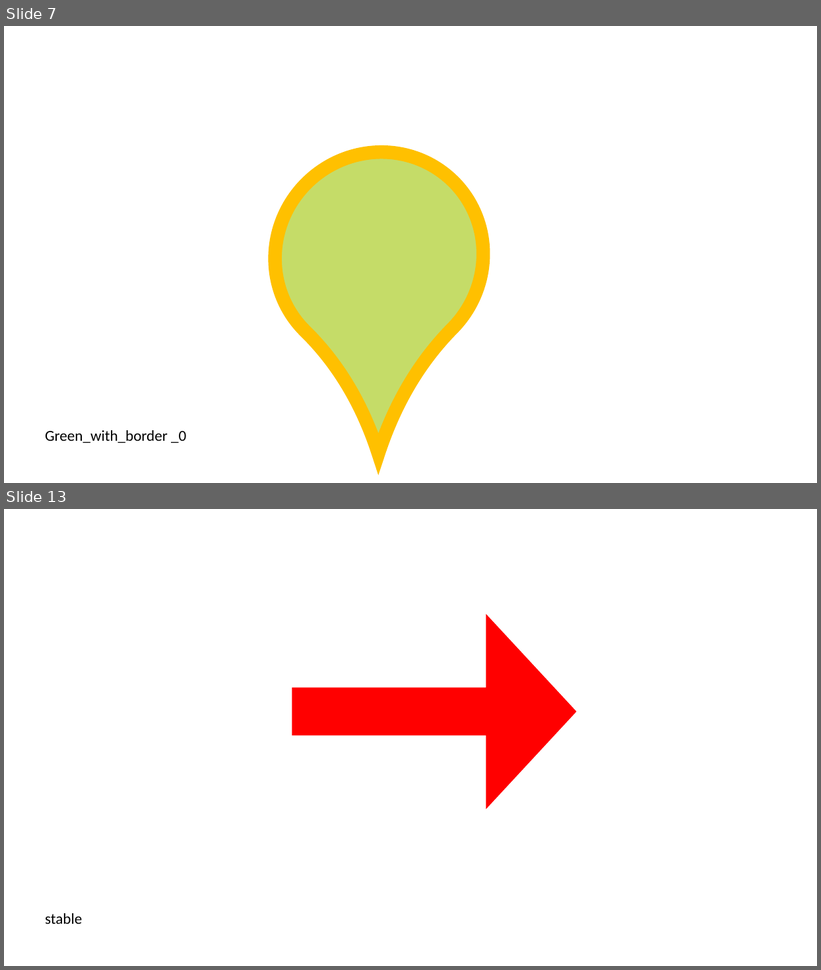
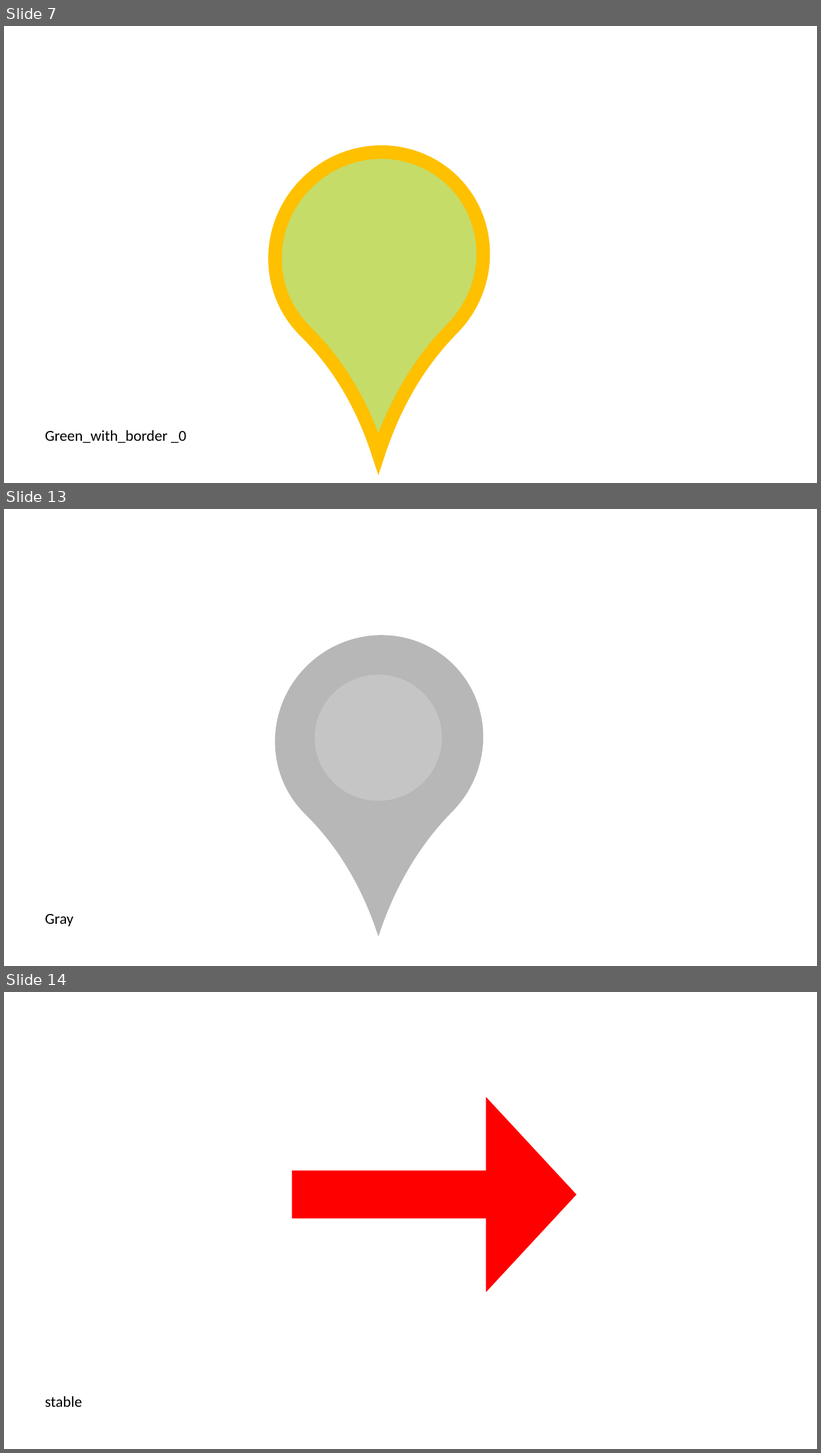
Before and after one commit to ElVinto/apex-territoire, a slide deck: client/public/images/icons_template.pptx. Shown one above the other, each under a label of ours: slides 7 and 13 before the commit, slides 7, 13 and 14 after it; the slides between them are not shown. The pictures are 821x970 and 821x1453 pixels, drawn with LibreOffice and Linux fonts; fonts in the diff are those of the drawing. Boxes give left, top, right and bottom in pixels: in the first picture for what was removed or moved away, otherwise in the second. Text is boxed around its words. In the diff, an @@ line names an element or a change of style, - is before the commit and + after.

```diff
--- a/client/public/images/icons_template.pptx
+++ b/client/public/images/icons_template.pptx
@@ slide 13 added at (4, 509, 817, 966), background #FFFFFF @@
@@ teardrop added at (232, 592, 526, 887), fill #A5A5A5 at 80% opacity @@
@@ ellipse added at (315, 675, 443, 801), fill #E7E6E6 at 30% opacity @@
@@ text added at (45, 914, 73, 927), 18 pt, text #000000 @@
+Gray
@@ what was slide 13 is now slide 14 @@
```
Also in this commit, not shown: 5 slides changed, 27 other files.
